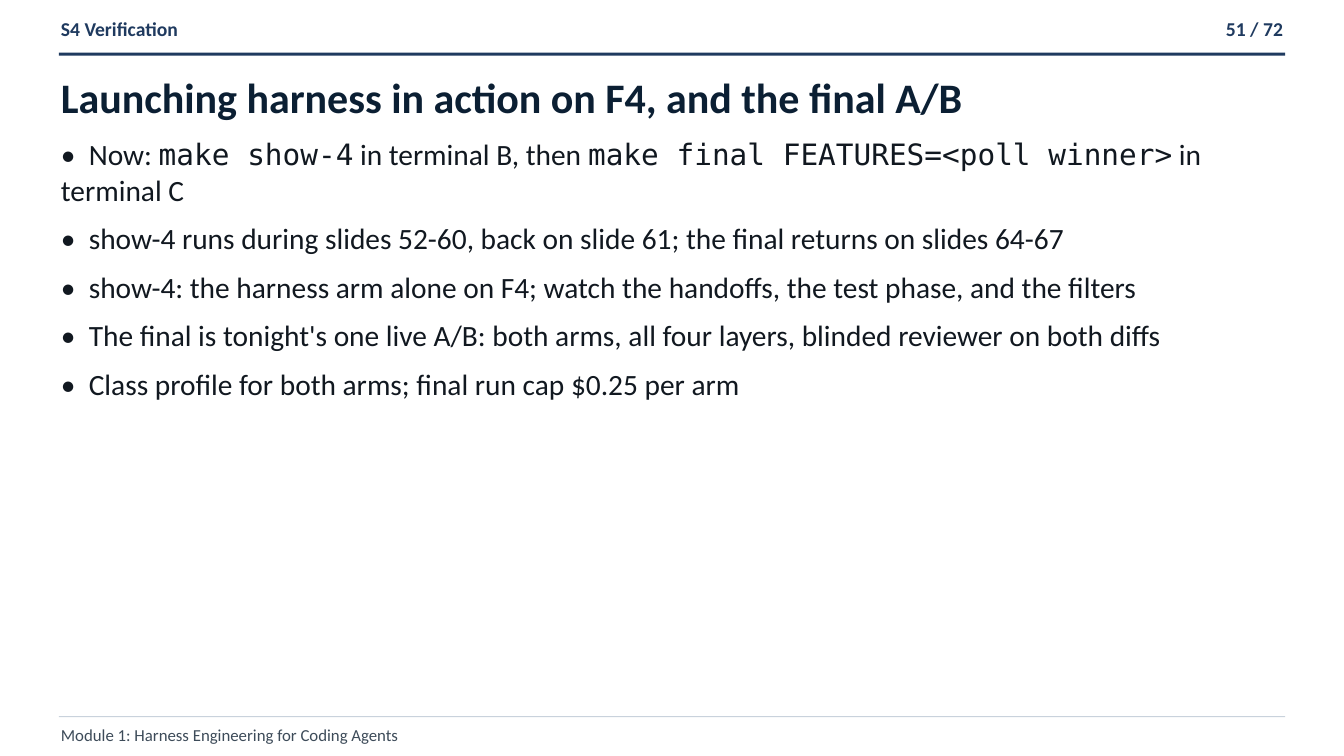
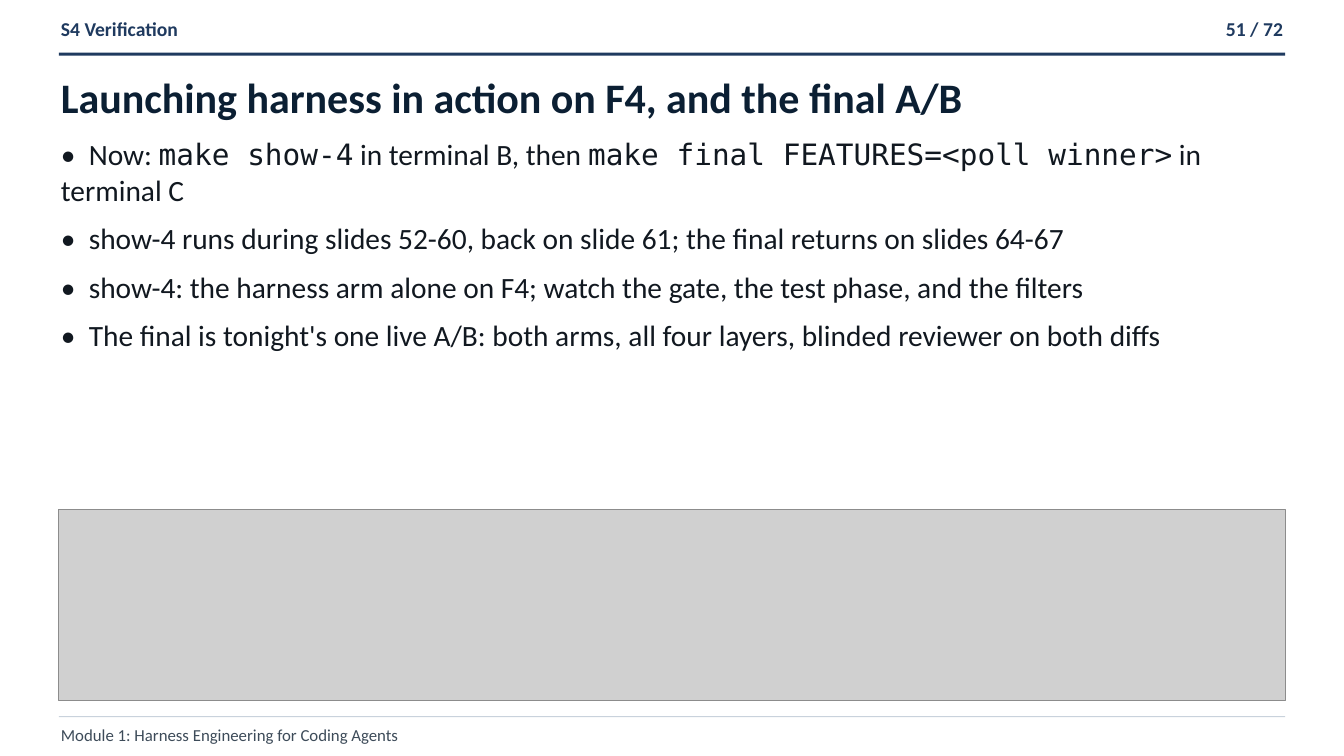
Before and after one commit to ANI-IN/shipharness-dev, a slide deck: slide 51 of slides/deck.pptx. Drawn at 1344x756 pixels with LibreOffice and Linux fonts; fonts in the diff are those of the drawing; grey boxes stand for pictures. Boxes give left, top, right and bottom in pixels: in the first picture for what was removed or moved away, otherwise in the second. Text is boxed around its words. In the diff, an @@ line names an element or a change of style, - is before the commit and + after.

```diff
--- a/slides/deck.pptx
+++ b/slides/deck.pptx
@@ text at <box>89,277,1083,303</box>: text changed @@
-• show-4: the harness arm alone on F4; watch the handoffs, the test phase, and the filters
+• show-4: the harness arm alone on F4; watch the gate, the test phase, and the filters
@@ text at <box>89,374,740,400</box>: paragraph removed @@
-• Class profile for both arms; final run cap $0.25 per arm
@@ picture added at <box>58,510,1286,701</box> @@
```
Also in this commit, not shown: 19 other slides changed, 10 other files.
